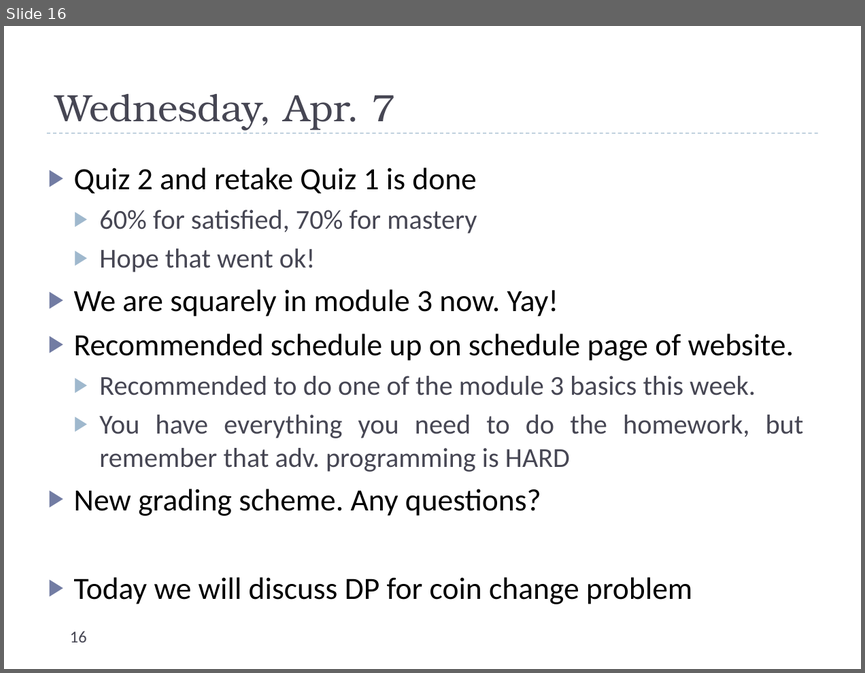
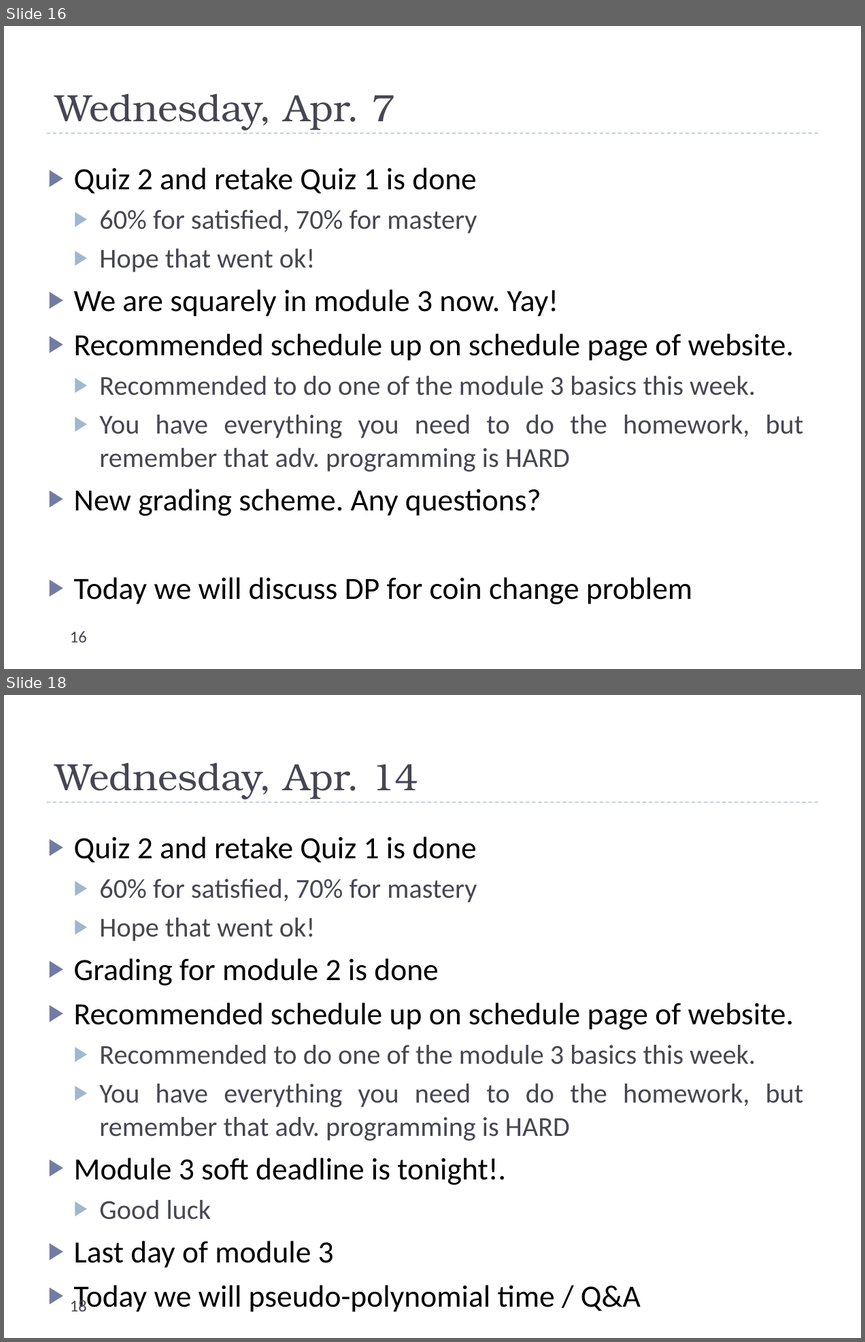
Before and after one commit to uva-cs/cs4102-f21, a slide deck: slides/dailyannouncements_mf.pptx. Shown one above the other, each under a label of ours: slide 16 before the commit, slides 16 and 18 after it; the slides between them are not shown. The pictures are 865x673 and 865x1342 pixels, drawn with LibreOffice and Linux fonts; fonts in the diff are those of the drawing. Boxes give left, top, right and bottom in pixels: in the first picture for what was removed or moved away, otherwise in the second. Text is boxed around its words. In the diff, an @@ line names an element or a change of style, - is before the commit and + after.

Commit message:
slides and module 4 hw

```diff
--- a/slides/dailyannouncements_mf.pptx
+++ b/slides/dailyannouncements_mf.pptx
@@ slide 18 added at (4,695,861,1338), background #FFFFFF; not listed: 1 template element that a slide beside it also shows @@
@@ title added at (55,763,418,799), 32 pt, text #464653 @@
+Wednesday, Apr. 14
@@ text added at (74,836,804,1312), 26 pt, text #000000 @@
+▶ Quiz 2 and retake Quiz 1 is done
+  ▶ 60% for satisfied, 70% for mastery
+  ▶ Hope that went ok!
+▶ Grading for module 2 is done
+▶ Recommended schedule up on schedule page of website.
+  ▶ Recommended to do one of the module 3 basics this week.
+  ▶ You have everything you need to do the homework, but remember that adv. programming is HARD
+▶ Module 3 soft deadline is tonight!.
+  ▶ Good luck
+▶ Last day of module 3
+▶ Today we will pseudo-polynomial time / Q&A
@@ page number added at (70,1297,87,1311), 14 pt, text #464653 @@
+18
```
Also in this commit, not shown: 2 other slides added, 7 other files.
